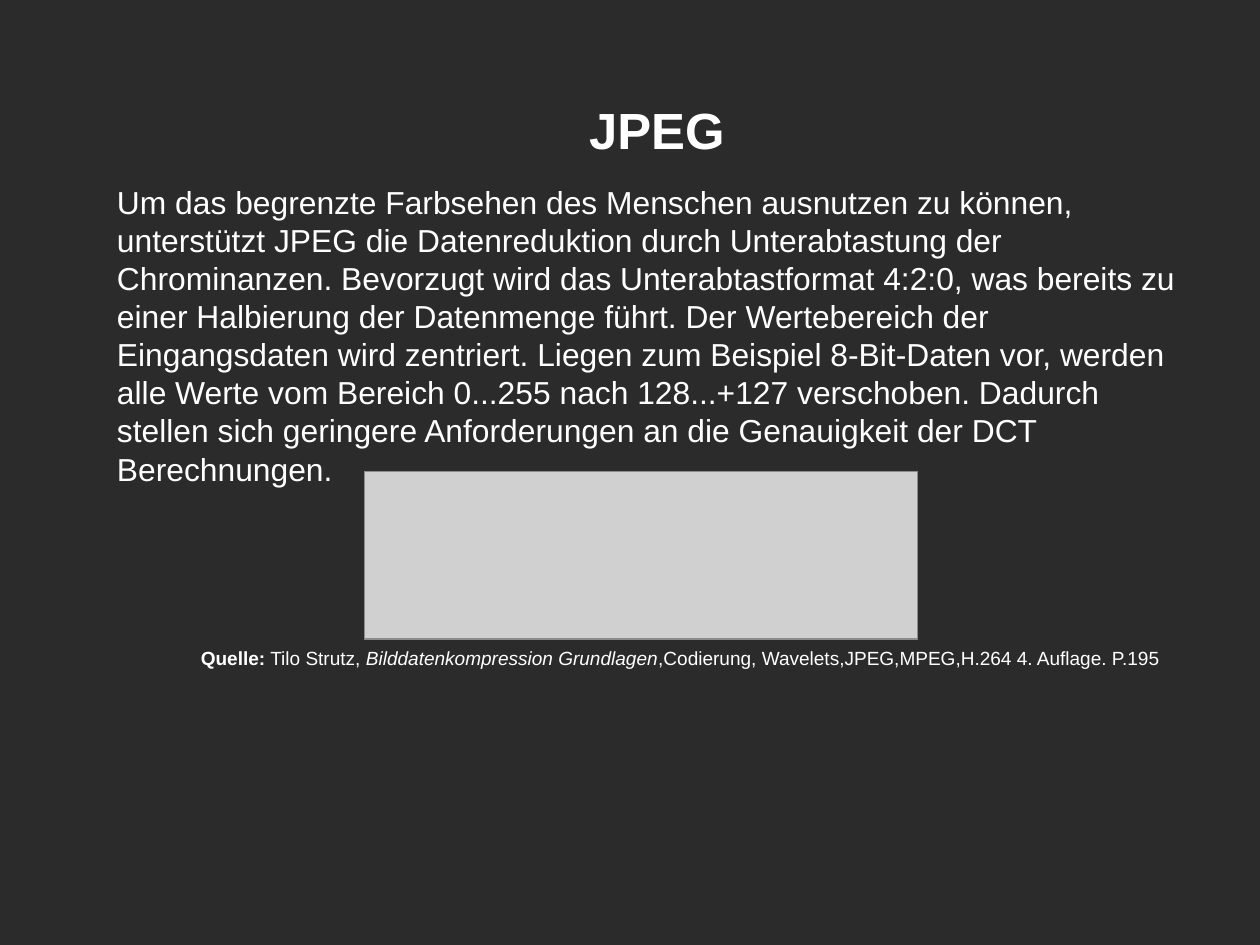
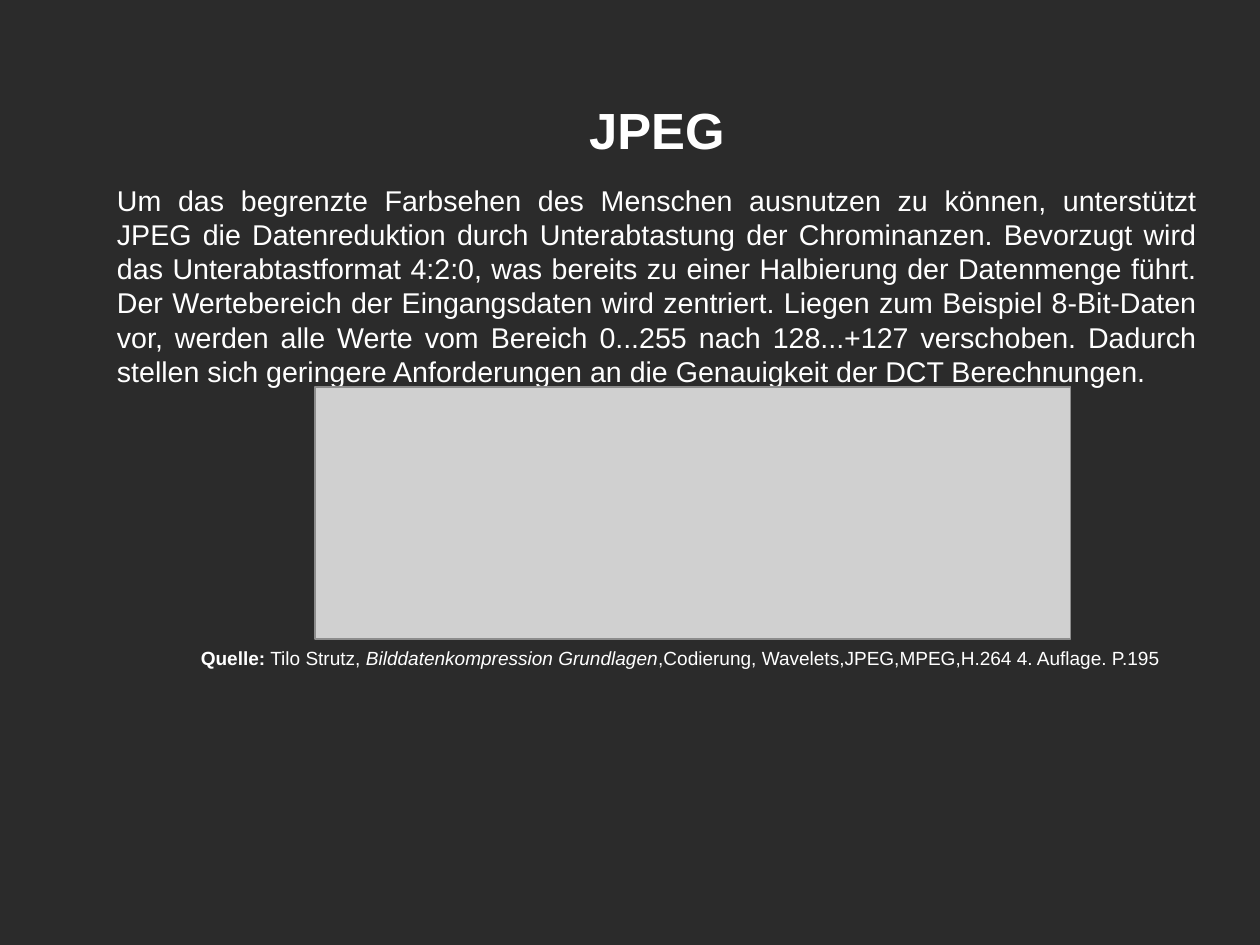
Before and after one commit to brayanGuarnizo/Datenkompresion, a slide deck: slide 10 of Daten kompresion.odp (slide 4 before the commit). Drawn at 1260x945 pixels with LibreOffice and Linux fonts; fonts in the diff are those of the drawing; grey boxes stand for pictures; background and template pictures are left out; a plain dark background stands for a picture behind light text. Boxes give left, top, right and bottom in pixels: in the first picture for what was removed or moved away, otherwise in the second. Text is boxed around its words. In the diff, an @@ line names an element or a change of style, - is before the commit and + after.

```diff
--- a/Daten kompresion.odp
+++ b/Daten kompresion.odp
@@ text at <box>117,190,1196,388</box>: size 20 to 18 pt; alignment left to justified @@
@@ picture: place and size @@
-picture at <box>365,472,918,639</box>
+picture at <box>316,388,1071,639</box>
```
Also in this commit, not shown: 14 other slides changed, 9 slides added, 1 slide removed.
